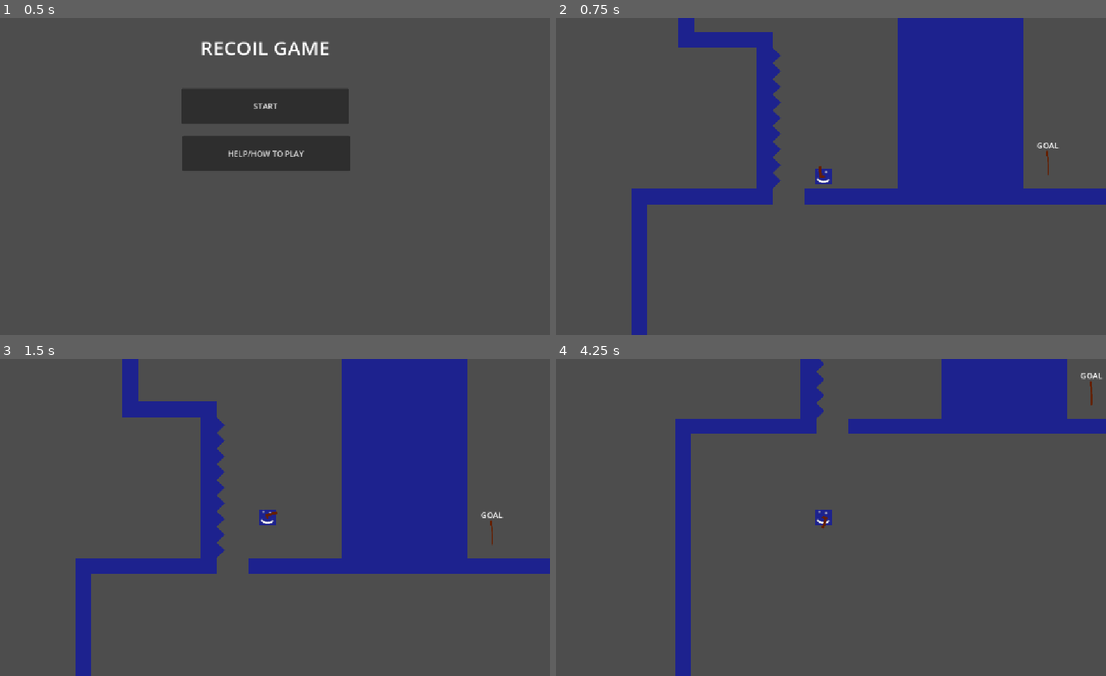
Above: before the commit, frames 1-4 (two rows, left to right).
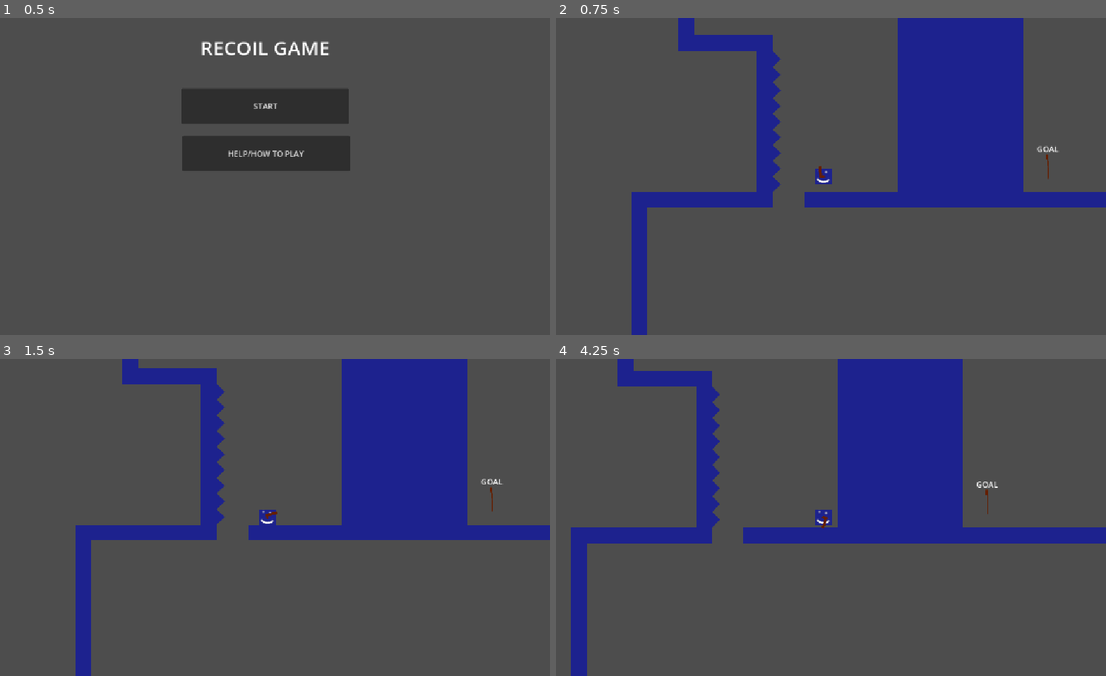
Above: after the commit, the same moments.

Repository: ejoit/Shooter-Game
Game: Godot game, scene res://Scenes/tile_screen.tscn
Two runs of this game, one before a commit and one after it. Both use one fixed random seed, a clock stepped at 60 frames per second and the inputs below.
Inputs (mouse positions are in pixels of both pictures, inside the frame that each line leads up to):
- Up to frame 1 (0.5 s): no input
- Up to frame 2 (0.75 s): click "START" at 0.5 s
- Up to frame 3 (1.5 s): tap Enter (ui_accept) at 1.25 s; move the mouse to (390, 501) at 1.27 s; hold Right (ui_right) from 1.28 s (still down); click (390, 501) at 1.35 s
- Up to frame 4 (4.25 s): tap Enter (ui_accept) at 1.52, 1.55, 1.82, 2.1, 2.27, 2.57, 3.05, 3.77, 4.07 s; move the mouse to (710, 533) at 2.02 s; click (710, 533) at 2.3 s; move the mouse to (880, 447) at 2.77 s; release Right (ui_right) at 2.78 s; hold Left (ui_left) 2.78-3.53 s; click (880, 447) at 2.85 s; move the mouse to (798, 580) at 3.52 s; hold Right (ui_right) from 3.53 s (still down); click (798, 580) at 3.6 s

Frame 1 is identical in both runs. In frame 2, 1.9% of the frame differs, in the area x 13-100%, y 4-60%; in frame 3, 10%; in frame 4, 27%, in the area x 2-100%, y 0-100%.

Commit message:
kind of working kind of not

Diff:
--- a/Player/Scripts/States/Air.gd
+++ b/Player/Scripts/States/Air.gd
@@ -1,14 +1,18 @@
-extends Node
+extends State
 
+class_name AirState
 
+var GRAVITY = 800
 # Called when the node enters the scene tree for the first time.
-func _ready() -> void:
-	pass # Replace with function body.
+func enter():
 
+	print("air")
 
-# Called every frame. 'delta' is the elapsed time since the previous frame.
-func _process(delta: float) -> void:
-	pass
+func handle_input(event: InputEvent):
+	if player.is_on_floor():
+		state_machine.change_state("GroundState")
 
+func physics_update(delta: float):
+	player.velocity.y += GRAVITY * delta
 #push from phone
 #I can edit but not run
--- a/Player/Scripts/States/Ground.gd
+++ b/Player/Scripts/States/Ground.gd
@@ -1,11 +1,20 @@
-extends Node
+extends State
 
+class_name GroundState
+var GRAVITY = 1000
+func enter():
+	pass
 
-# Called when the node enters the scene tree for the first time.
-func _ready() -> void:
-	pass # Replace with function body.
+func physics_update(delta: float):
+	if not player.is_on_floor():
+		state_machine.change_state("airstate")
+	player.velocity.y = 0
 
+	if Input.is_action_just_pressed("ui_accept") and player.is_on_floor():
+		player.velocity.y = -700
 
-# Called every frame. 'delta' is the elapsed time since the previous frame.
-func _process(delta: float) -> void:
+	var direction = Input.get_axis("ui_left", "ui_right")
+	player.velocity.x = direction * 200
+
+func handle_input(event: InputEvent):
 	pass
--- /dev/null
+++ b/Player/Scripts/newplayer.gd
@@ -0,0 +1,8 @@
+extends CharacterBody2D
+class_name Player
+
+const SPEED = 300.0
+const JUMP_VELOCITY = -400.0
+
+func _physics_process(delta):
+	move_and_slide()
--- a/Player/Scripts/state.gd
+++ b/Player/Scripts/state.gd
@@ -1,6 +1,8 @@
 extends  Node
 class_name State
 
+var state_machine: StateMachine
+var player: Player
 
 func enter():
 	pass
--- a/Player/Scripts/state_machine.gd
+++ b/Player/Scripts/state_machine.gd
@@ -3,6 +3,7 @@
 class_name StateMachine
 
 @export var initial_state: State
+@export var player: Player
 var current_state: State
 var states: Dictionary = {}
 
@@ -13,6 +14,7 @@
 		if child is State:
 			states[child.name.to_lower()] = child
 			child.state_machine = self
+			child.player = player
 
 	if initial_state:
 		change_state(initial_state.name.to_lower())
@@ -37,3 +39,4 @@
 
 	if current_state:
 		current_state.enter()
+	pass
--- a/Scenes/player.tscn
+++ b/Scenes/player.tscn
@@ -1,6 +1,6 @@
 [gd_scene format=3 uid="uid://be8qbmt0fe144"]
 
-[ext_resource type="Script" uid="uid://c7uw2se0iwjkh" path="res://Player/Scripts/player.gd" id="1_cvnsp"]
+[ext_resource type="Script" uid="uid://oopavh2c5iu6" path="res://Player/Scripts/newplayer.gd" id="1_8erm5"]
 [ext_resource type="Script" uid="uid://dwgdvtddx81b3" path="res://Player/Scripts/state_machine.gd" id="2_8erm5"]
 [ext_resource type="Texture2D" uid="uid://dkpnvud1may1r" path="res://beta Throwaway stuuf/test_char.png" id="2_cvnsp"]
 [ext_resource type="PackedScene" uid="uid://bfyqebuqpeull" path="res://Scenes/gun_1.tscn" id="3_6t5aa"]
@@ -21,16 +21,18 @@
 point_count = 2
 
 [node name="Player" type="CharacterBody2D" unique_id=591046258]
-script = ExtResource("1_cvnsp")
+script = ExtResource("1_8erm5")
 
-[node name="StateMachine" type="Node" parent="." unique_id=736643188]
+[node name="StateMachine" type="Node" parent="." unique_id=736643188 node_paths=PackedStringArray("initial_state", "player")]
 script = ExtResource("2_8erm5")
+initial_state = NodePath("GroundState")
+player = NodePath("..")
 metadata/_custom_type_script = "uid://dwgdvtddx81b3"
 
-[node name="Ground" type="Node" parent="StateMachine" unique_id=189457691]
+[node name="GroundState" type="Node" parent="StateMachine" unique_id=189457691]
 script = ExtResource("3_f1ek2")
 
-[node name="Air" type="Node" parent="StateMachine" unique_id=2094210729]
+[node name="AirState" type="Node" parent="StateMachine" unique_id=2094210729]
 script = ExtResource("4_tx1dd")
 
 [node name="Sprite2D" type="Sprite2D" parent="." unique_id=372695957]
Not shown, added: Player/Scripts/newplayer.gd.uid
